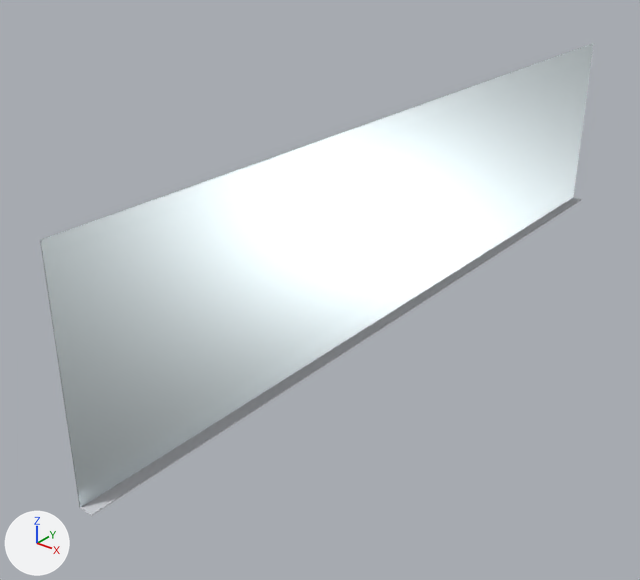
The Blender file models/bo-120/bo-120-whiteboard.blend as it was, and as the next commit left it.
Both versions are drawn from a 50 mm lens placed at (17.3, -27.0, 13.1), pointed at (-1.9, -3.1, -1.8). Arrows for +X, +Y and +Z are at lower left; the lights stay in place.
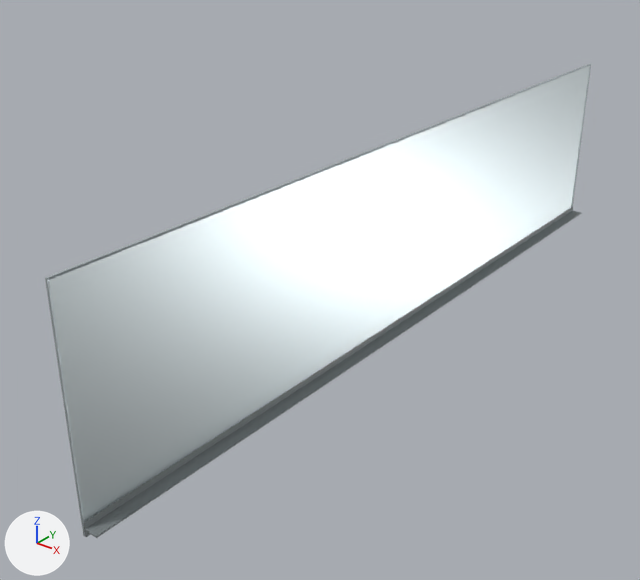
Patch to the scene script:
```diff
--- a/models/bo-120/bo-120-whiteboard.blend.py
+++ b/models/bo-120/bo-120-whiteboard.blend.py
@@ mat_material_002 @@
+mat_material_002 = bpy.data.materials.new('Material.002')
+mat_material_002.use_nodes = True; mat_material_002.node_tree.nodes.clear()
+_N = mat_material_002.node_tree.nodes; _L = mat_material_002.node_tree.links
+n0 = _N.new('ShaderNodeOutputMaterial'); n0.name = 'Material Output'
+n1 = _N.new('ShaderNodeBsdfAnisotropic'); n1.name = 'Glossy BSDF'
+n1.distribution = 'GGX'
+n1.inputs[1].default_value = 0.674  # 'Roughness'
+n2 = _N.new('ShaderNodeRGB'); n2.name = 'RGB'
+n2.outputs[0].default_value = (0.38, 0.418, 0.429, 1.0)  # 'Color', grey #a6adaf
+_L.new(n1.outputs[0], n0.inputs[0])  # 'BSDF' to 'Surface'
+_L.new(n2.outputs[0], n1.inputs[0])  # 'Color' to 'Color'
@@ me_cube_001 @@
 # used by ob_cube_001; location = (0.25, 0.0, -3.0); scale = (0.25, 16.0, 0.02)
-me_cube_001.from_pydata(...)  # 8 vertices, 6 faces; spans x -1.0..1.0, y -1.0..1.0, z -1.0..1.0
+me_cube_001.from_pydata(...)  # 66 vertices, 51 faces; spans x -26.0..1.0, y -1.0..1.0, z -1.0..1.0
+# me_cube_001 part 1
+# 4 faces are deleted
+# 20 vertices are added at x -24.08..1.0, y -1.0..1.0, z 0.0
+# 18 new vertices lie (0.0, 0.0, 0.16) away from vertices in x -24.08..-1.0, y -1.0..1.0, z 0.0
+# 10 new vertices lie (-1.92, 0.0, 0.0) away from vertices in x -24.08..-1.0, y -1.0..1.0, z 0.0
+# 10 new vertices lie (0.0, 0.0, 0.2) away from vertices in x -26.0..-2.92, y -1.0..1.0, z 0.0
+# 49 new faces join them
+# me_cube_001 part 2: 2 faces spanning x -1.0..1.0, y -1.0..1.0, z -1.0..1.0 switch from mat_material_001 (light grey #d7dadf) to mat_material_002
@@ me_cube @@
 me_cube.from_pydata(...)  # 8 vertices, 6 faces; spans x -1.0..1.0, y -1.0..1.0, z -1.0..1.0
 # used by ob_cube; location = (0.0, 0.0, 0.99); scale = (0.02, 16.0, 4.0)
 # verts and faces of me_cube; kept vertices keep their numbers, new ones are numbered from 8
 # before: 0 (1.0, 1.0, -1.0) at pixel (573, 198), 1 (1.0, -1.0, -1.0) at pixel (80, 508), 4 (1.0, 1.0, 1.0) at pixel (593, 43), 5 (1.0, -1.0, 1.0) at pixel (40, 240)
+# me_cube part 3
+delete_faces([(0, 4, 5, 1)])
+verts[8] = (0.0, 0.99, -0.98)
+verts[9] = (0.0, -0.99, -0.98)
+verts[10] = (0.0, 0.99, 0.98)  # pixel (589, 65)
+verts[11] = (0.0, -0.99, 0.98)  # pixel (49, 279)
+faces += [(4, 5, 11, 10), (8, 10, 11, 9), (1, 9, 11, 5), (0, 4, 10, 8), (0, 8, 9, 1)]
 me_cube.materials.append(mat_material)
@@ ob_cube_001 @@
 ob_cube_001 = bpy.data.objects.new('Cube.001', me_cube_001)
-ob_cube_001.location = (0.25, 0.0, -3.0)
-ob_cube_001.scale = (0.25, 16.0, 0.02)
+ob_cube_001.location = (0.06, 0.0, -3.75)
+ob_cube_001.rotation_euler = (0.0, 0.0, 3.142)  # degrees (0, 0, 180)
+ob_cube_001.scale = (0.02, 16.0, 0.25)
@@ ob_cube @@
 ob_cube = bpy.data.objects.new('Cube', me_cube)
-ob_cube.location = (0.0, 0.0, 0.99)
-ob_cube.scale = (0.02, 16.0, 4.0)
+ob_cube.location = (0.0, 0.0, 0.0)
+ob_cube.scale = (0.041, 16.0, 4.0)
```

Location of each change, [x1, y1, x2, y2] in pixels of the pictures (640 x 580 px):
'Cube', reshaped, moved, rescaled: before [40, 44, 594, 508]; after [45, 64, 591, 536]
'Cube.001', reshaped, moved, turned, rescaled: before [80, 197, 582, 516]; after [83, 207, 582, 538]
part 1 of me_cube_001, built on: before [80, 200, 581, 516]; after [83, 207, 582, 538]
part 2 of me_cube_001, recoloured: before [81, 197, 582, 515]; after [84, 207, 572, 523]
part 3 of me_cube, built on: before [41, 62, 591, 508]; after [47, 64, 591, 523]
